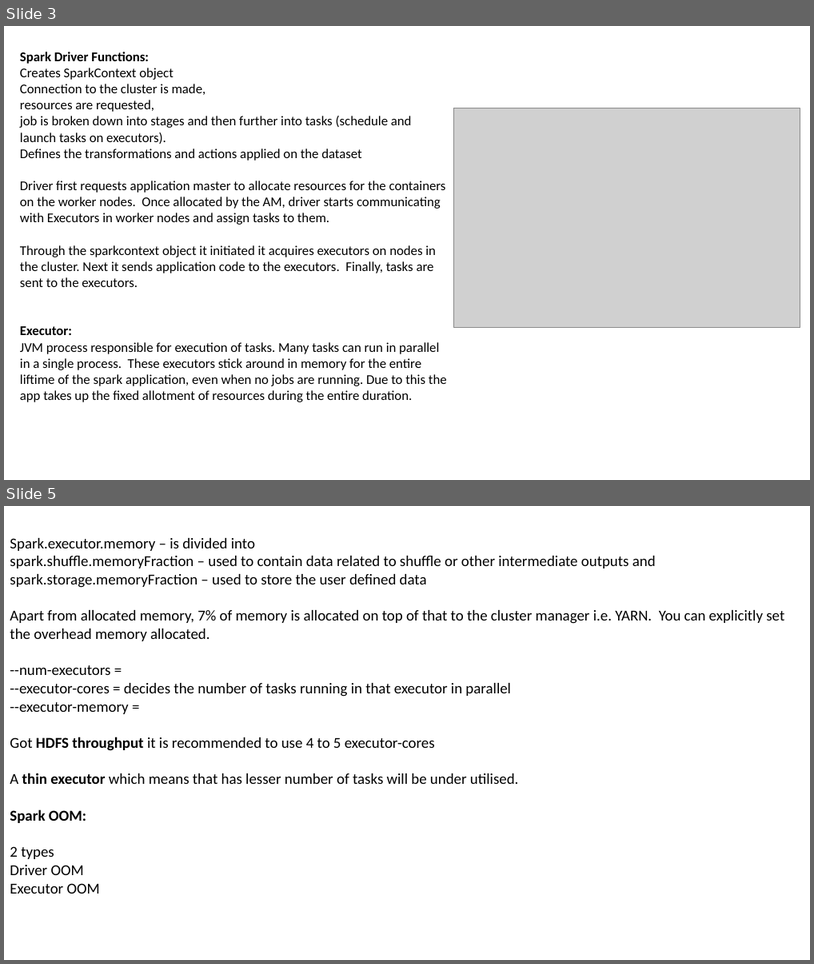
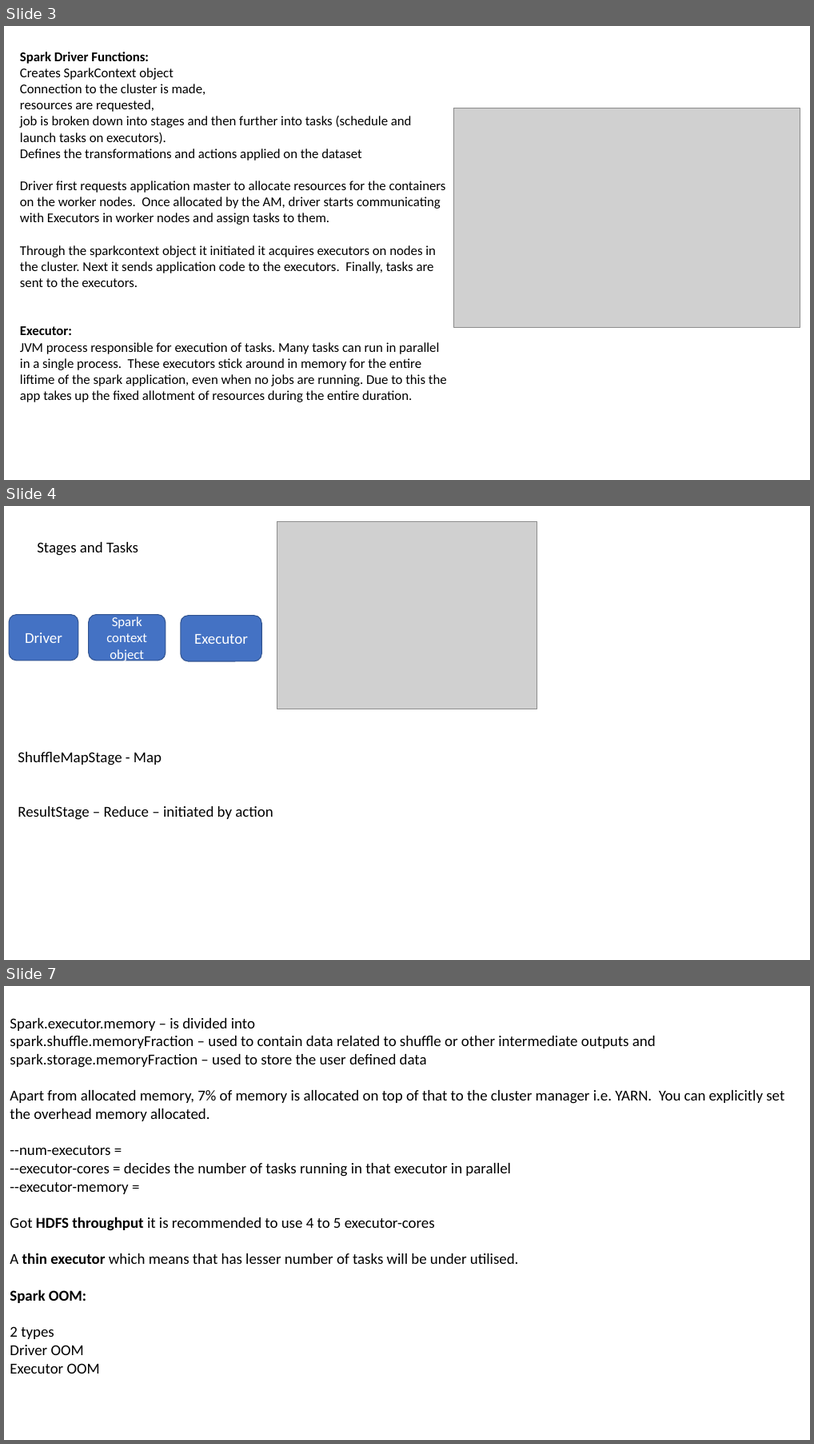
Before and after one commit to samRddhimat/onlinefiles, a slide deck: Spark Memory Tips.pptx. Shown one above the other, each under a label of ours: slides 3 and 5 before the commit, slides 3, 4 and 7 after it; the slides between them are not shown. The pictures are 814x964 and 814x1444 pixels, drawn with LibreOffice and Linux fonts; fonts in the diff are those of the drawing; grey boxes stand for pictures. Boxes give left, top, right and bottom in pixels: in the first picture for what was removed or moved away, otherwise in the second. Text is boxed around its words. In the diff, an @@ line names an element or a change of style, - is before the commit and + after.

```diff
--- a/Spark Memory Tips.pptx
+++ b/Spark Memory Tips.pptx
@@ slide 4 added at bbox=[4, 506, 810, 960], background #FFFFFF @@
@@ picture added at bbox=[278, 522, 538, 708] @@
@@ text added at bbox=[37, 542, 138, 556], 18 pt, text #000000 @@
+Stages and Tasks
@@ rounded rectangle added at bbox=[9, 614, 78, 660], fill #4472C4, outline #325491 1 pt, 18 pt, text #FFFFFF @@
+Driver
@@ rounded rectangle added at bbox=[89, 614, 166, 660], fill #4472C4, outline #325491 1 pt, 16 pt, text #FFFFFF @@
+Spark context object
@@ rounded rectangle added at bbox=[181, 616, 262, 661], fill #4472C4, outline #325491 1 pt, 18 pt, text #FFFFFF @@
+Executor
@@ text added at bbox=[18, 752, 273, 820], 18 pt, text #000000 @@
+ShuffleMapStage - Map
+ResultStage – Reduce – initiated by action
@@ what was slide 5 is now slide 7 @@
```
Also in this commit, not shown: 2 slides changed, 2 other slides added.
